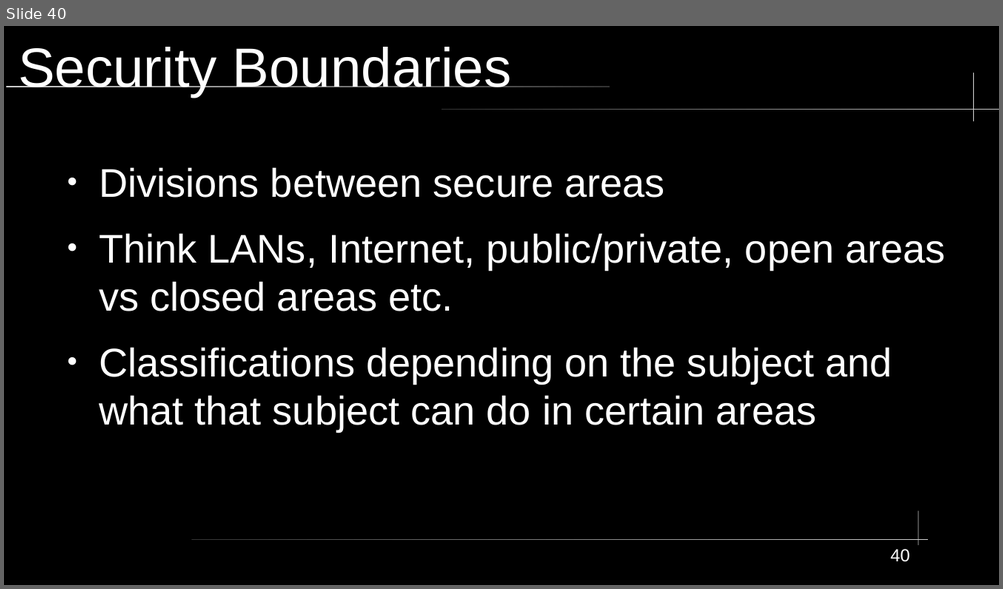
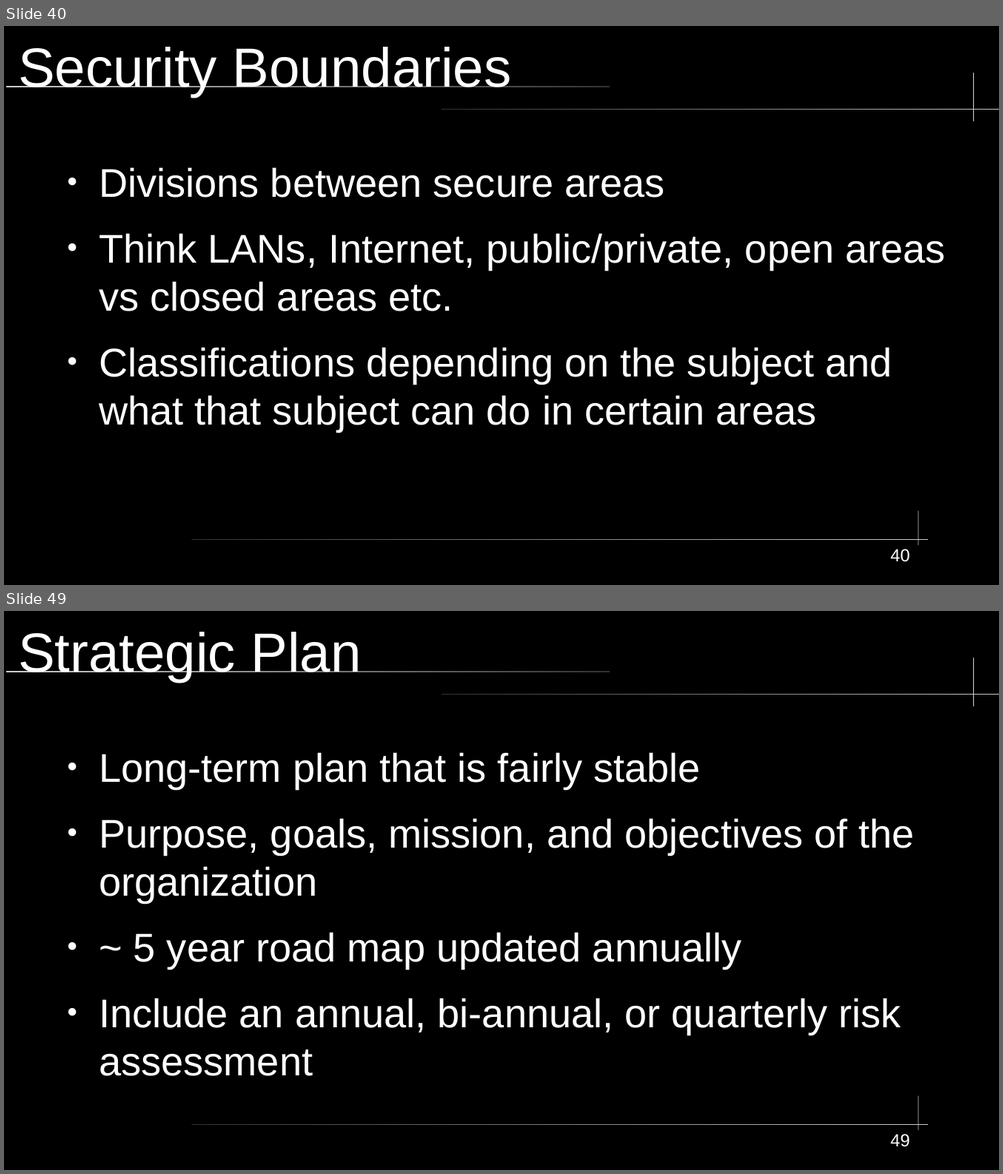
Before and after one commit to City-Colleges-of-Chicago-Cybersecurity/COMPSFI-214, a slide deck: 2026/Spring/powerpoints/Chapter-01-Security-Governance-Through-Principles-and-Policies.odp. Shown one above the other, each under a label of ours: slide 40 before the commit, slides 40 and 49 after it; the slides between them are not shown. The pictures are 1003x589 and 1003x1174 pixels, drawn with LibreOffice and Linux fonts; fonts in the diff are those of the drawing. Boxes give left, top, right and bottom in pixels: in the first picture for what was removed or moved away, otherwise in the second. Text is boxed around its words. In the diff, an @@ line names an element or a change of style, - is before the commit and + after.

```diff
--- a/2026/Spring/powerpoints/Chapter-01-Security-Governance-Through-Principles-and-Policies.odp
+++ b/2026/Spring/powerpoints/Chapter-01-Security-Governance-Through-Principles-and-Policies.odp
@@ slide 49 added at (4,611,999,1170), background #000000; not listed: 5 template elements that a slide beside it also shows @@
@@ title added at (18,632,361,682), 44 pt, text #FFFFFF @@
+Strategic Plan
@@ text added at (99,752,914,1076), 32 pt, text #FFFFFF @@
+● Long-term plan that is fairly stable
+● Purpose, goals, mission, and objectives of the organization
+● ~ 5 year road map updated annually
+● Include an annual, bi-annual, or quarterly risk assessment
@@ page number added at (890,1134,909,1147), 14 pt, text #FFFFFF @@
+49
```
Also in this commit, not shown: 1 slide changed, 11 other slides added, 1 other file.
